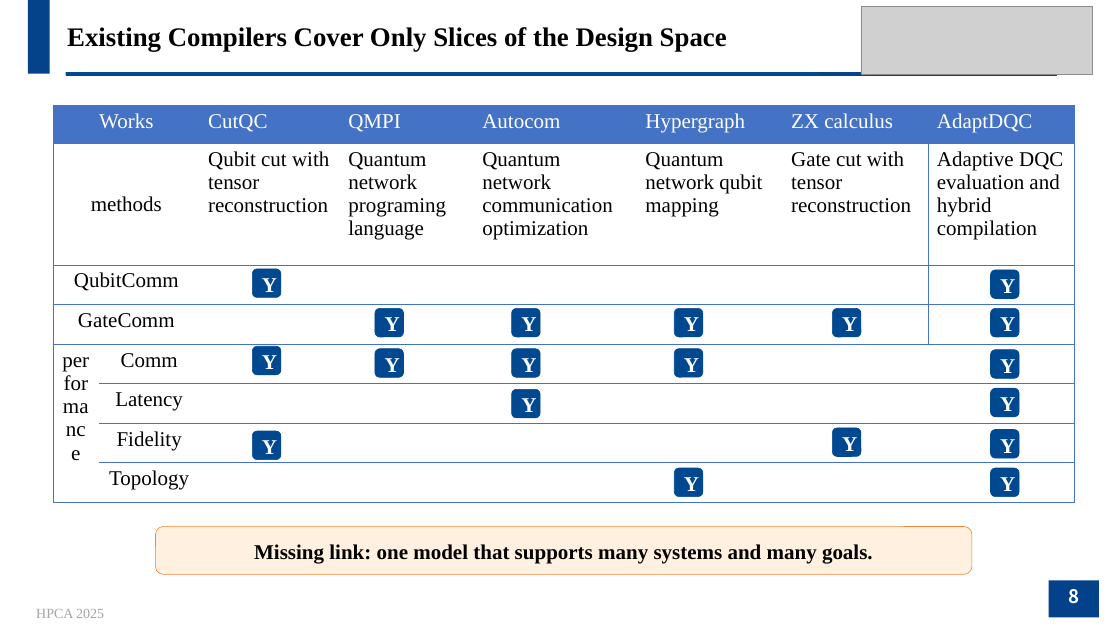
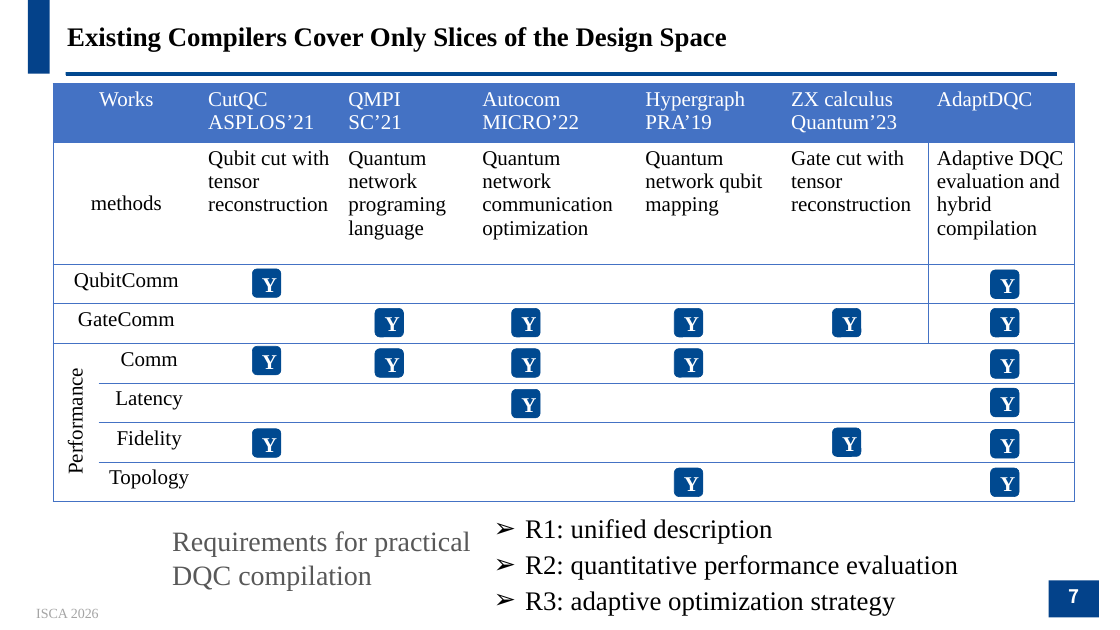
Before and after one commit to JanusQ/Janus4, a slide deck: slide 7 of adaptiveQC/pptx/AdaptDQC_Adaptive_Distributed_Quantum_Computing_With_Quantitative_Performance_Analysis.pptx (slide 8 before the commit). Drawn at 1120x630 pixels with LibreOffice and Linux fonts; fonts in the diff are those of the drawing; grey boxes stand for pictures; background and template pictures are left out. Boxes give left, top, right and bottom in pixels: in the first picture for what was removed or moved away, otherwise in the second. Text is boxed around its words. In the diff, an @@ line names an element or a change of style, - is before the commit and + after.

```diff
--- a/adaptiveQC/pptx/AdaptDQC_Adaptive_Distributed_Quantum_Computing_With_Quantitative_Performance_Analysis.pptx
+++ b/adaptiveQC/pptx/AdaptDQC_Adaptive_Distributed_Quantum_Computing_With_Quantitative_Performance_Analysis.pptx
@@ picture removed at (861,7,1092,74) @@
@@ table at (53,84,1075,502) @@
-row 1: Works |  | CutQC | QMPI | Autocom | Hypergraph | ZX calculus | AdaptDQC
+row 1: Works |  | CutQC / ASPLOS’21 | QMPI / SC’21 | Autocom / MICRO’22 | Hypergraph / PRA’19 | ZX calculus / Quantum’23 | AdaptDQC
-row 5, column 1: performance
+row 5, column 1: 
@@ table: place and size @@
-table at (53,106,1075,502)
+table at (53,84,1075,502)
@@ text added at (64,378,87,472), 18 pt, text #000000 @@
+Performance
@@ rounded rectangle removed at (155,527,972,575) @@
-Missing link: one model that supports many systems and many goals.
@@ text added at (172,531,470,591), 24 pt, text #585858 @@
+Requirements for practical DQC compilation
@@ text added at (525,519,958,615), 23 pt, text #000000 @@
+➢ R1: unified description
+➢ R2: quantitative performance evaluation
+➢ R3: adaptive optimization strategy
@@ page number at (1068,589,1079,603): text changed @@
-8
+7
@@ text at (36,609,99,618): text changed @@
-HPCA 2025
+ISCA 2026
```
Also in this commit, not shown: 23 other slides changed, 4 slides added, 7 slides removed, 1 other file.
